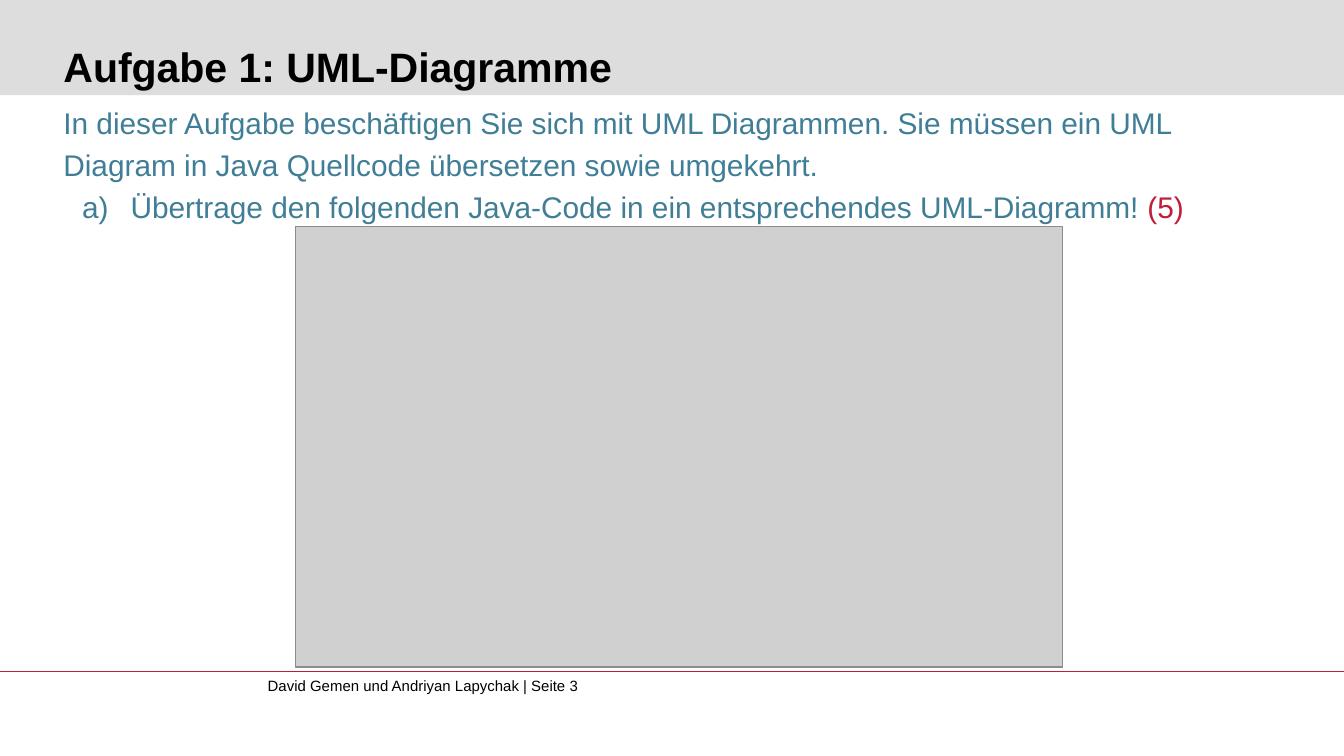
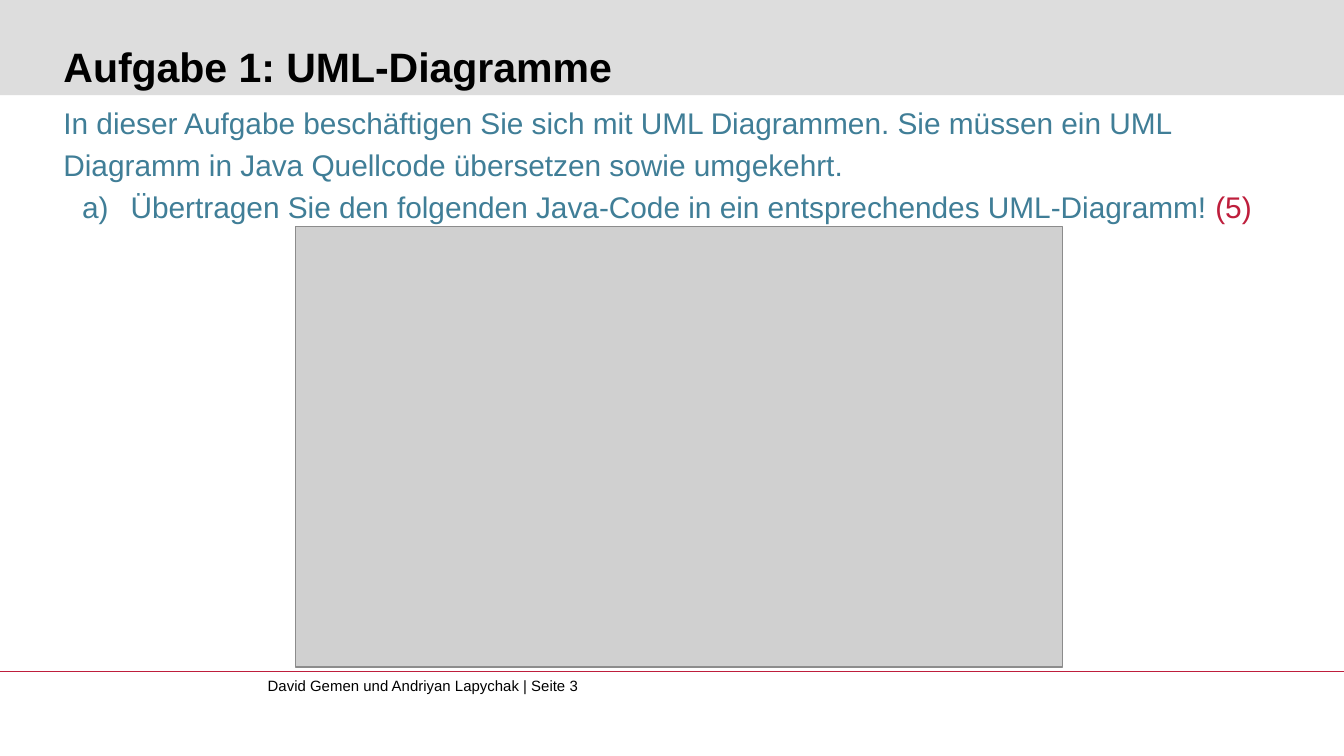
Before and after one commit to gemdav/Programmieren-1-Tutorium, a slide deck: slide 3 of slides/12_exam_preparation_1.pptx. Drawn at 1344x756 pixels with LibreOffice and Linux fonts; fonts in the diff are those of the drawing; grey boxes stand for pictures; background and template pictures are left out. Boxes give left, top, right and bottom in pixels: in the first picture for what was removed or moved away, otherwise in the second. Text is boxed around its words. In the diff, an @@ line names an element or a change of style, - is before the commit and + after.

```diff
--- a/slides/12_exam_preparation_1.pptx
+++ b/slides/12_exam_preparation_1.pptx
@@ text at box(63, 154, 1251, 223): text changed @@
-Diagram in Java Quellcode übersetzen sowie umgekehrt.
-a) Übertrage den folgenden Java-Code in ein entsprechendes UML-Diagramm! (5)
+Diagramm in Java Quellcode übersetzen sowie umgekehrt.
+a) Übertragen Sie den folgenden Java-Code in ein entsprechendes UML-Diagramm! (5)
```
Also in this commit, not shown: 4 other slides changed, 1 other file.
